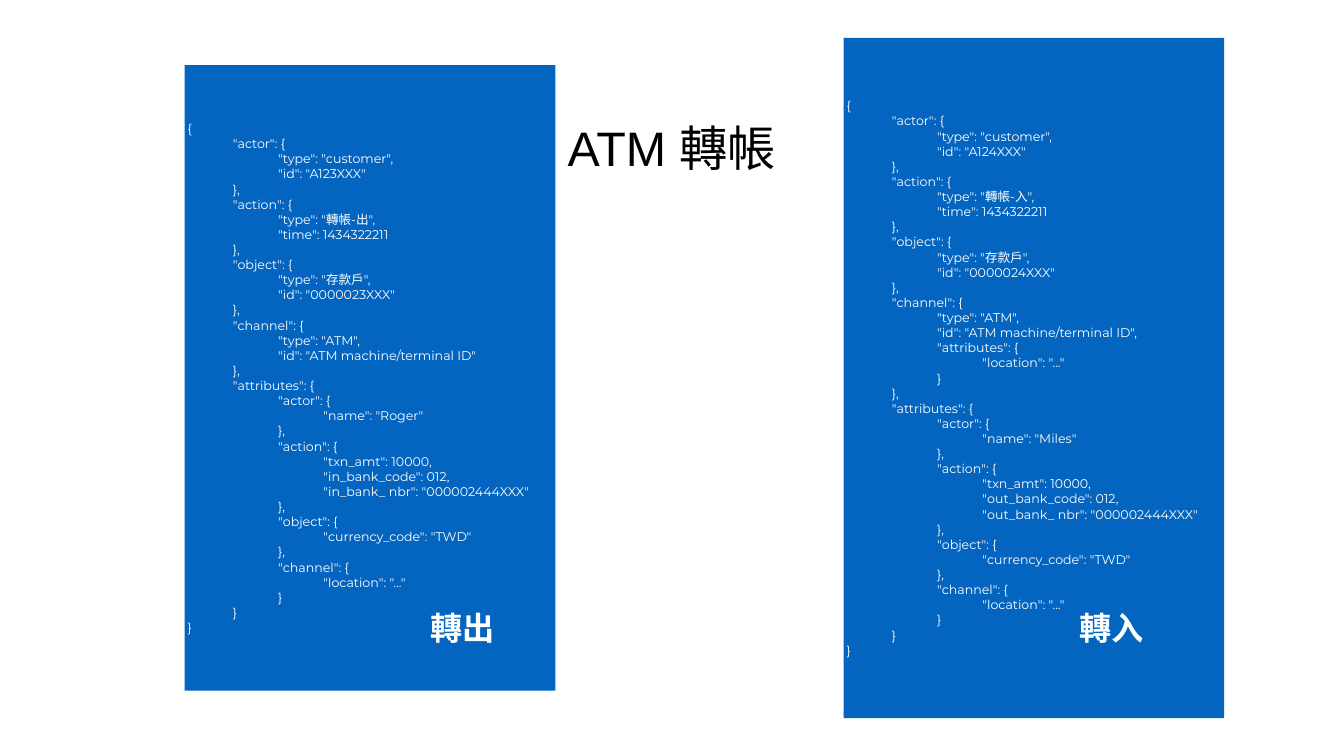
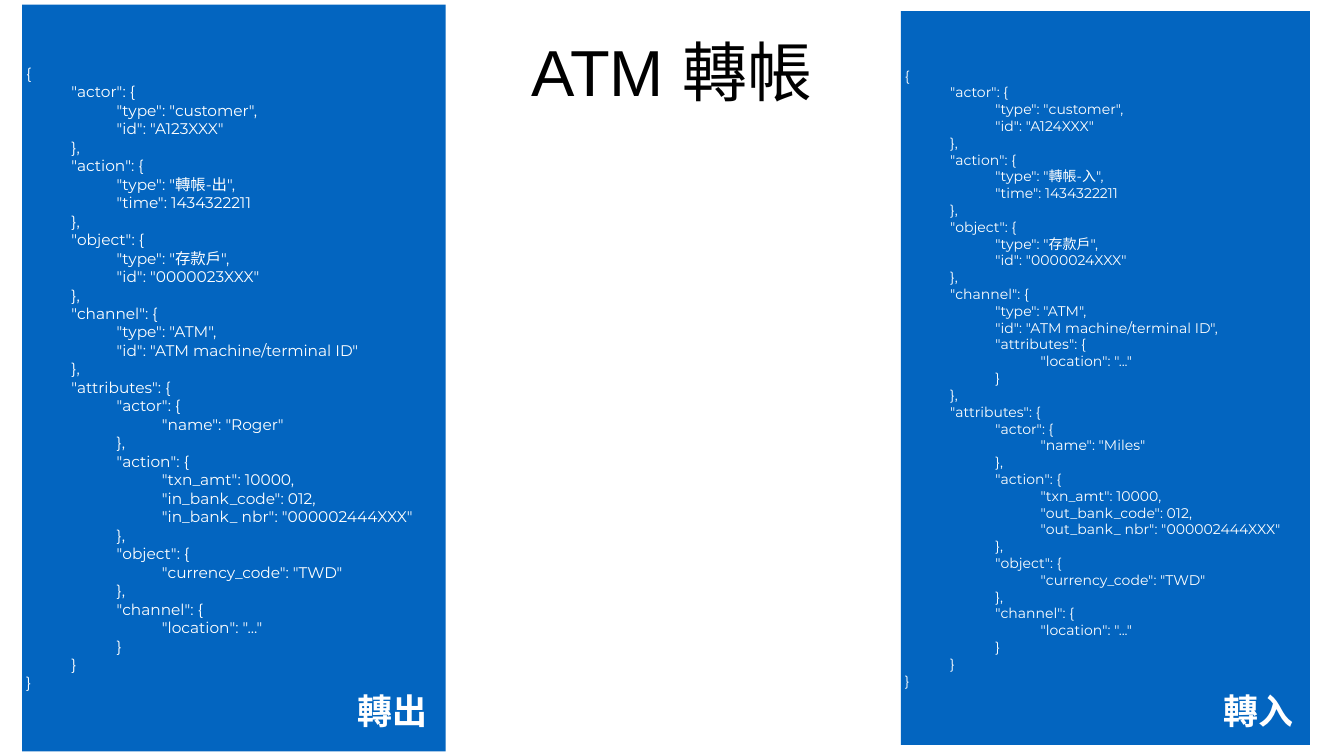
Before and after one commit to cathaylab/sharing, a slide deck: slide 13 of 2016.12.09-Platform/platform.pptx (slide 14 before the commit). Drawn at 1344x756 pixels with LibreOffice and Linux fonts; fonts in the diff are those of the drawing. Boxes give left, top, right and bottom in pixels: in the first picture for what was removed or moved away, otherwise in the second. Text is boxed around its words. In the diff, an @@ line names an element or a change of style, - is before the commit and + after.

```diff
--- a/2016.12.09-Platform/platform.pptx
+++ b/2016.12.09-Platform/platform.pptx
@@ rectangle "{" resized from (x1=184, y1=65, x2=555, y2=690) to (x1=22, y1=5, x2=445, y2=751) @@
@@ rectangle "{" at (x1=22, y1=5, x2=445, y2=751): size 18 to 22 pt @@
@@ title "ATM 轉帳" moved from (x1=568, y1=125, x2=777, y2=170) to (x1=532, y1=41, x2=812, y2=102) @@
@@ title "ATM 轉帳" at (x1=532, y1=41, x2=812, y2=102): size 69.1 to 93 pt @@
@@ rectangle "{" resized from (x1=844, y1=38, x2=1224, y2=718) to (x1=901, y1=11, x2=1309, y2=745) @@
@@ rectangle "{" at (x1=901, y1=11, x2=1309, y2=745): size 18 to 20 pt @@
@@ text "轉出" moved from (x1=430, y1=612, x2=494, y2=643) to (x1=358, y1=694, x2=428, y2=728) @@
@@ text "轉出" at (x1=358, y1=694, x2=428, y2=728): size 46 to 50 pt @@
@@ text "轉入" at (x1=1224, y1=694, x2=1294, y2=728): size 46 to 50 pt @@
@@ text "轉入" moved from (x1=1080, y1=612, x2=1144, y2=643) to (x1=1224, y1=694, x2=1294, y2=728) @@
```
Also in this commit, not shown: 13 other slides changed, 2 slides added, 1 other file.
